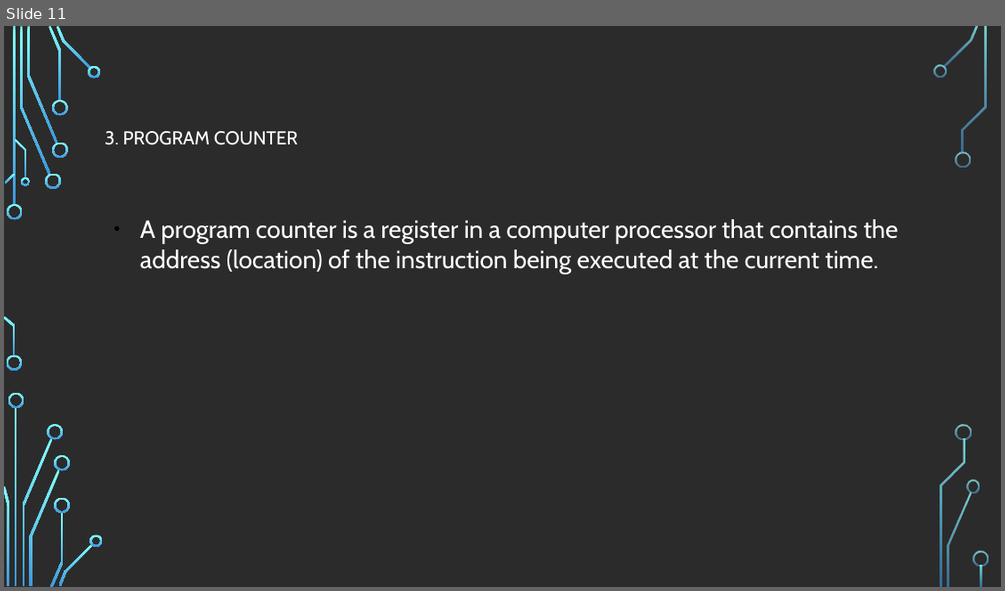
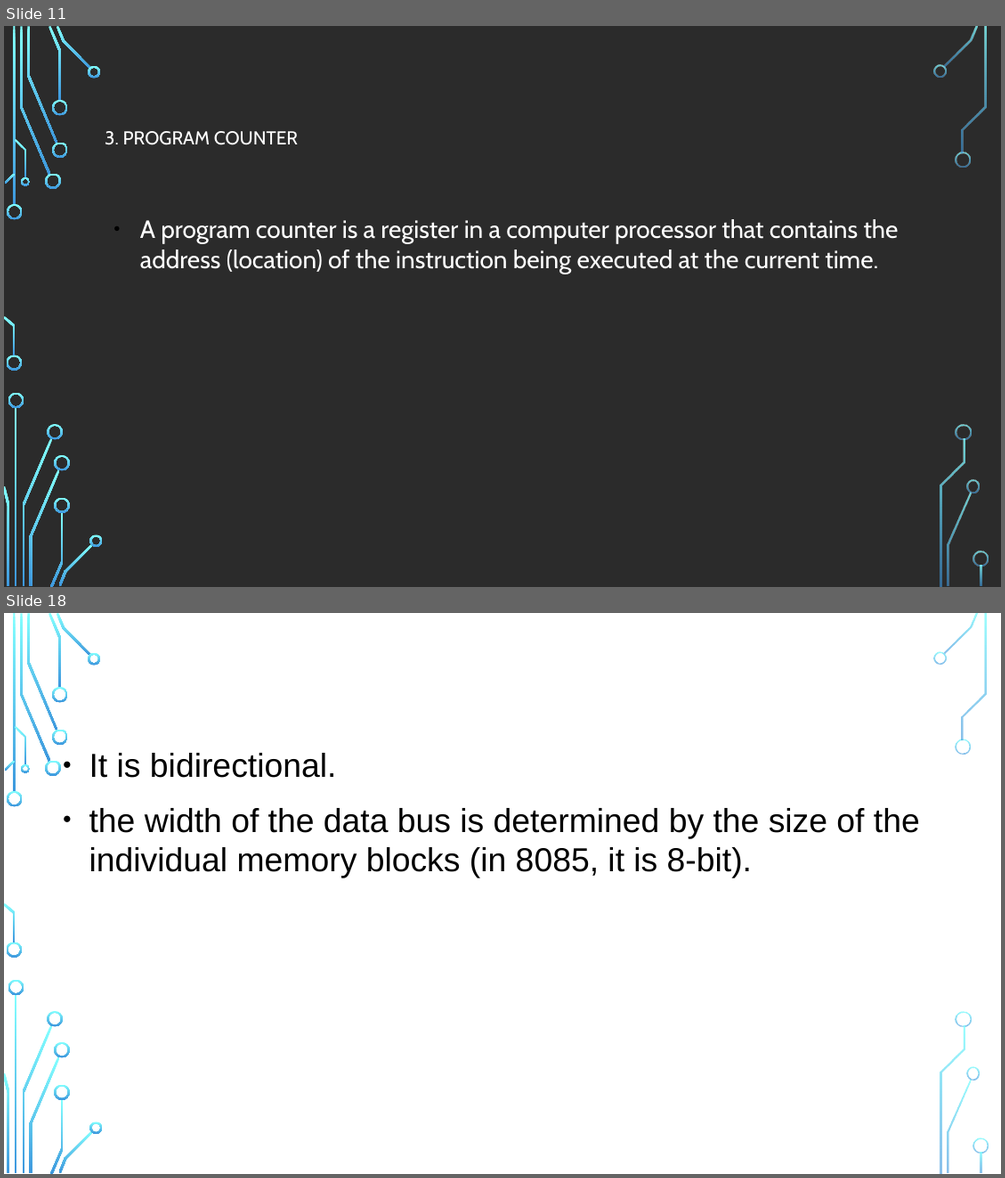
Before and after one commit to mhannan-dev/laravel_ecommerce, a slide deck: 8085 Microprocessor.pptx. Shown one above the other, each under a label of ours: slide 11 before the commit, slides 11 and 18 after it; the slides between them are not shown. The pictures are 1005x591 and 1005x1178 pixels, drawn with LibreOffice and Linux fonts; fonts in the diff are those of the drawing; background and template pictures are left out; a plain dark background stands for a picture behind light text. Boxes give left, top, right and bottom in pixels: in the first picture for what was removed or moved away, otherwise in the second. Text is boxed around its words. In the diff, an @@ line names an element or a change of style, - is before the commit and + after.

```diff
--- a/8085 Microprocessor.pptx
+++ b/8085 Microprocessor.pptx
@@ slide 18 added at bbox=[4, 613, 1001, 1174], background picture (left out); not listed: 36 template elements that a slide beside it also shows @@
@@ text added at bbox=[89, 753, 920, 878], 32 pt, text #000000 @@
+● It is bidirectional.
+● the width of the data bus is determined by the size of the individual memory blocks (in 8085, it is 8-bit).
```
Also in this commit, not shown: 9 other slides changed, 10 other slides added, 3 slides removed.
